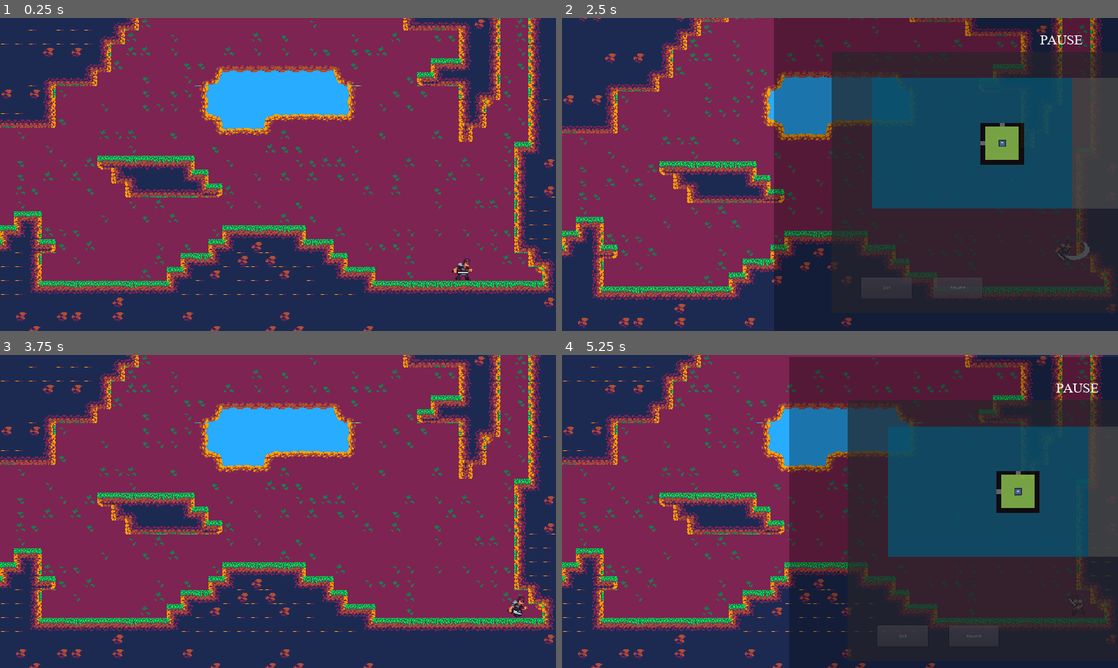
Above: before the commit, frames 1-4 (two rows, left to right).
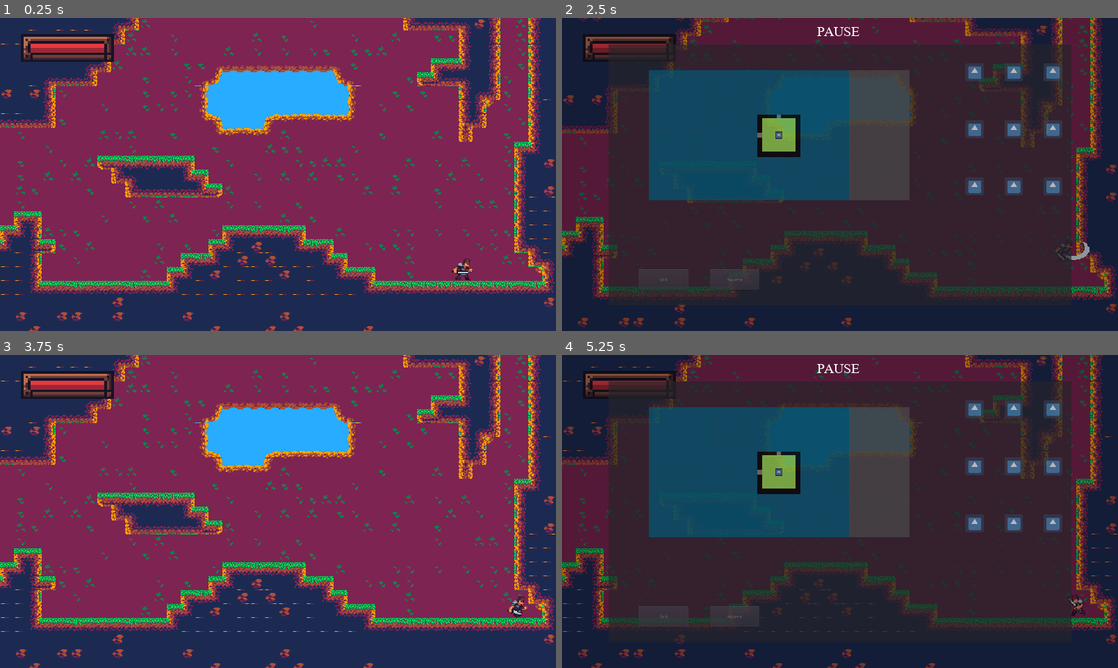
Above: after the commit, the same moments.

Repository: PanWitos/projekt-zespolowy
Game: Godot game, scene res://GameControl.tscn
Same seed, same stepped clock (60 frames per second), same inputs: the game is played once before the commit and once after it. The engine's default icon, where the game draws it, is replaced by a stand-in: a white triangle on a blue panel in a dark square.
Inputs:
- Up to frame 1 (0.25 s): no input
- Up to frame 2 (2.5 s): tap Enter at 0.5 s; hold Right (ui_right) 0.53-1.25 s; tap Home (ui_home) at 0.6, 2.3 s; tap Up (ui_up) at 0.77, 2.27 s; click "Resume" at 1.25 s; tap Space at 2 s; hold Right (ui_right) from 2.03 s (still down); tap X (Attack) at 2.1 s
- Up to frame 3 (3.75 s): tap Enter at 2.75 s; release Right (ui_right) at 2.78 s; hold Left (ui_left) 2.78-3.53 s; tap V (Cast) at 2.85 s; tap Home (ui_home) at 3.05 s; hold Right (ui_right) from 3.53 s (still down); tap Z (Dash) at 3.6 s
- Up to frame 4 (5.25 s): tap Up (ui_up) at 3.77, 4.52 s; tap Home (ui_home) at 3.8, 4.55, 5.1 s; tap Space at 4.25 s; tap C (Dive) at 4.35 s; release Right (ui_right) at 5.03 s; hold Left (ui_left) from 5.03 s (still down)

The runs differ from the first frame. In frame 1, 1.5% of the frame differs, in the area x 3-21%, y 5-14%; in frame 2, 69%; in frame 3, 1.5%; in frame 4, 72%, in the area x 0-100%, y 0-100%.

Commit message:
HUD work

Diff:
--- a/GameControl.gd
+++ b/GameControl.gd
@@ -1,7 +1,7 @@
 extends Node
 
-onready var menu = $PauseMenu
-onready var minimap = $PauseMenu/Panel/ViewportContainer/Viewport/Minimap
+onready var menu = $CanvasLayer/PauseMenu
+onready var minimap = $CanvasLayer/PauseMenu/Panel/ViewportContainer/Viewport/Minimap
 onready var world = $World
 
 func _process(delta):
@@ -12,7 +12,6 @@
 		elif get_tree().paused == false:
 			get_tree().paused = true
 			menu.visible = true
-			menu.rect_position = world.playerPos + Vector2(-960,-790)
 
 
 func _on_Quit_pressed():
--- a/GameControl.tscn
+++ b/GameControl.tscn
@@ -1,8 +1,9 @@
-[gd_scene load_steps=4 format=2]
+[gd_scene load_steps=5 format=2]
 
 [ext_resource path="res://World/World.tscn" type="PackedScene" id=1]
 [ext_resource path="res://GameControl.gd" type="Script" id=2]
 [ext_resource path="res://PauseMenu.tscn" type="PackedScene" id=3]
+[ext_resource path="res://hud/HUD.tscn" type="PackedScene" id=4]
 
 [node name="GameControl" type="Node"]
 pause_mode = 2
@@ -10,18 +11,22 @@
 
 [node name="World" parent="." instance=ExtResource( 1 )]
 
-[node name="PauseMenu" parent="." instance=ExtResource( 3 )]
+[node name="CanvasLayer" type="CanvasLayer" parent="."]
+
+[node name="HUD" parent="CanvasLayer" instance=ExtResource( 4 )]
+
+[node name="PauseMenu" parent="CanvasLayer" instance=ExtResource( 3 )]
 visible = false
-margin_left = 40.0
-margin_top = 60.0
+margin_right = 1880.0
+margin_bottom = 1020.0
 mouse_filter = 2
 
-[node name="Viewport" parent="PauseMenu/Panel/ViewportContainer" index="0"]
+[node name="Viewport" parent="CanvasLayer/PauseMenu/Panel/ViewportContainer" index="0"]
 render_target_update_mode = 0
 gui_disable_input = true
 
 [connection signal="cameraChange" from="World" to="." method="_on_World_cameraChange"]
-[connection signal="pressed" from="PauseMenu/Panel/Quit" to="." method="_on_Quit_pressed"]
-[connection signal="pressed" from="PauseMenu/Panel/Resume" to="." method="_on_Resume_pressed"]
+[connection signal="pressed" from="CanvasLayer/PauseMenu/Panel/Quit" to="." method="_on_Quit_pressed"]
+[connection signal="pressed" from="CanvasLayer/PauseMenu/Panel/Resume" to="." method="_on_Resume_pressed"]
 
-[editable path="PauseMenu"]
+[editable path="CanvasLayer/PauseMenu"]
--- a/Hitboxes_and_Hurtboxes/hitbox.tscn
+++ b/Hitboxes_and_Hurtboxes/hitbox.tscn
@@ -1,5 +1,8 @@
-[gd_scene format=2]
+[gd_scene load_steps=2 format=2]
+
+[ext_resource path="res://Hitboxes_and_Hurtboxes/hitbox.gd" type="Script" id=1]
 
 [node name="hitbox" type="Area2D"]
+script = ExtResource( 1 )
 
 [node name="CollisionShape2D" type="CollisionShape2D" parent="."]
--- a/Utility_scenes/stats.gd
+++ b/Utility_scenes/stats.gd
@@ -9,9 +9,11 @@
 export var canFireball = true
 
 signal noHealth
+signal health_changed(value)
 
 func setCurrHealth(value):
 	currHealth = value
+	emit_signal("health_changed", currHealth)
 	if currHealth <= 0:
 		emit_signal("noHealth")
 
@@ -31,3 +33,7 @@
 		"canFireball" : canFireball
 	}
 	return save_dict
+
+
+func _on_player_stats_healthChanged(value):
+	pass # Replace with function body.
--- a/World/1_01.tscn
+++ b/World/1_01.tscn
@@ -1,10 +1,11 @@
-[gd_scene load_steps=7 format=2]
+[gd_scene load_steps=8 format=2]
 
 [ext_resource path="res://assets/locations/TileMapForeground.tscn" type="PackedScene" id=1]
 [ext_resource path="res://World/Exit.tscn" type="PackedScene" id=2]
 [ext_resource path="res://assets/locations/GrassLand/Background/GrassLand_Background_Guide.png" type="Texture" id=3]
 [ext_resource path="res://assets/locations/TileMapBackground.tscn" type="PackedScene" id=4]
 [ext_resource path="res://World/ID.gd" type="Script" id=5]
+[ext_resource path="res://testEnemy.tscn" type="PackedScene" id=6]
 
 [sub_resource type="RectangleShape2D" id=1]
 extents = Vector2( 20, 304 )
@@ -39,4 +40,8 @@
 [node name="1" type="Position2D" parent="."]
 position = Vector2( 144, 1072 )
 
+[node name="testEnemy" parent="." instance=ExtResource( 6 )]
+modulate = Color( 1, 0, 0, 1 )
+position = Vector2( 688, 1056 )
+
 [editable path="Exit1"]
--- /dev/null
+++ b/hud/HUD.gd
@@ -0,0 +1,15 @@
+extends Control
+
+var bar = 100
+
+onready var barFull = $barFull
+
+func _ready():
+	PlayerStats.connect("health_changed",self,"set_bar")
+	print(PlayerStats.is_connected("health_changed",self,"set_bar"))
+
+func set_bar(value):
+	print("eo")
+	bar = value
+	if barFull != null:
+		barFull.rect_size.x = barFull.rect_size.x * (value/100)
--- /dev/null
+++ b/hud/HUD.tscn
@@ -0,0 +1,36 @@
+[gd_scene load_steps=4 format=2]
+
+[ext_resource path="res://hud/HUD.gd" type="Script" id=1]
+[ext_resource path="res://hud/bar.png" type="Texture" id=2]
+[ext_resource path="res://hud/bar2.png" type="Texture" id=3]
+
+[node name="HUD" type="Control"]
+margin_right = 40.0
+margin_bottom = 40.0
+script = ExtResource( 1 )
+__meta__ = {
+"_edit_use_anchors_": false
+}
+
+[node name="barFull" type="TextureRect" parent="."]
+margin_left = 105.0
+margin_top = 88.0
+margin_right = 233.0
+margin_bottom = 104.0
+rect_scale = Vector2( 2, 2 )
+texture = ExtResource( 3 )
+expand = true
+__meta__ = {
+"_edit_use_anchors_": false
+}
+
+[node name="BarEmpty" type="TextureRect" parent="."]
+margin_left = 73.0
+margin_top = 56.0
+margin_right = 233.0
+margin_bottom = 104.0
+rect_scale = Vector2( 2, 2 )
+texture = ExtResource( 2 )
+__meta__ = {
+"_edit_use_anchors_": false
+}
--- a/player/player.tscn
+++ b/player/player.tscn
@@ -1,10 +1,9 @@
-[gd_scene load_steps=52 format=2]
+[gd_scene load_steps=51 format=2]
 
 [ext_resource path="res://assets/player/player.png" type="Texture" id=1]
 [ext_resource path="res://player/player.gd" type="Script" id=2]
 [ext_resource path="res://Hitboxes_and_Hurtboxes/hitbox.tscn" type="PackedScene" id=3]
 [ext_resource path="res://Hitboxes_and_Hurtboxes/hurtbox.tscn" type="PackedScene" id=4]
-[ext_resource path="res://Hitboxes_and_Hurtboxes/hitbox.gd" type="Script" id=5]
 [ext_resource path="res://player/player_stats.tscn" type="PackedScene" id=6]
 
 [sub_resource type="RectangleShape2D" id=1]
@@ -322,7 +321,6 @@
 rotation = 1.5708
 collision_layer = 0
 collision_mask = 8
-script = ExtResource( 5 )
 
 [node name="CollisionShape2D" parent="SwordHitboxPivot/SwordHitbox" index="0"]
 shape = SubResource( 42 )
--- a/testEnemy.gd
+++ b/testEnemy.gd
@@ -8,9 +8,13 @@
 
 
 func _physics_process(delta):
-	print(health)
-	#pass
+	#print(health)
+	pass
 
 
 func _on_hurtbox_area_entered(area):
 	health -= 10
+
+
+func _on_hitbox_body_entered(body):
+	pass
--- a/testEnemy.tscn
+++ b/testEnemy.tscn
@@ -1,13 +1,17 @@
-[gd_scene load_steps=5 format=2]
+[gd_scene load_steps=7 format=2]
 
 [ext_resource path="res://Hitboxes_and_Hurtboxes/hurtbox.tscn" type="PackedScene" id=1]
 [ext_resource path="res://testEnemy.gd" type="Script" id=2]
+[ext_resource path="res://Hitboxes_and_Hurtboxes/hitbox.tscn" type="PackedScene" id=3]
 
 [sub_resource type="RectangleShape2D" id=1]
 extents = Vector2( 12, 23.5 )
 
 [sub_resource type="RectangleShape2D" id=2]
 extents = Vector2( 12, 23.25 )
+
+[sub_resource type="RectangleShape2D" id=3]
+extents = Vector2( 15.5, 10 )
 
 [node name="testEnemy" type="KinematicBody2D"]
 script = ExtResource( 2 )
@@ -20,10 +24,22 @@
 [node name="hurtbox" parent="." instance=ExtResource( 1 )]
 position = Vector2( 0, -0.5 )
 scale = Vector2( 2, 2 )
+collision_layer = 8
+collision_mask = 0
 
 [node name="CollisionShape2D" parent="hurtbox" index="0"]
 shape = SubResource( 2 )
 
+[node name="hitbox" parent="." instance=ExtResource( 3 )]
+collision_layer = 0
+collision_mask = 4
+
+[node name="CollisionShape2D" parent="hitbox" index="0"]
+position = Vector2( 37.5, 1 )
+shape = SubResource( 3 )
+
 [connection signal="area_entered" from="hurtbox" to="." method="_on_hurtbox_area_entered"]
+[connection signal="body_entered" from="hitbox" to="." method="_on_hitbox_body_entered"]
 
 [editable path="hurtbox"]
+[editable path="hitbox"]
Binary file added: hud/bar.png
Not shown, added: hud/bar.png.import
Binary file added: hud/bar2.png
Not shown, added: hud/bar2.png.import
Binary file added: hud/heart.png
Not shown, added: hud/heart.png.import
Binary file added: hud/heartEmpty.png
Not shown, added: hud/heartEmpty.png.import
